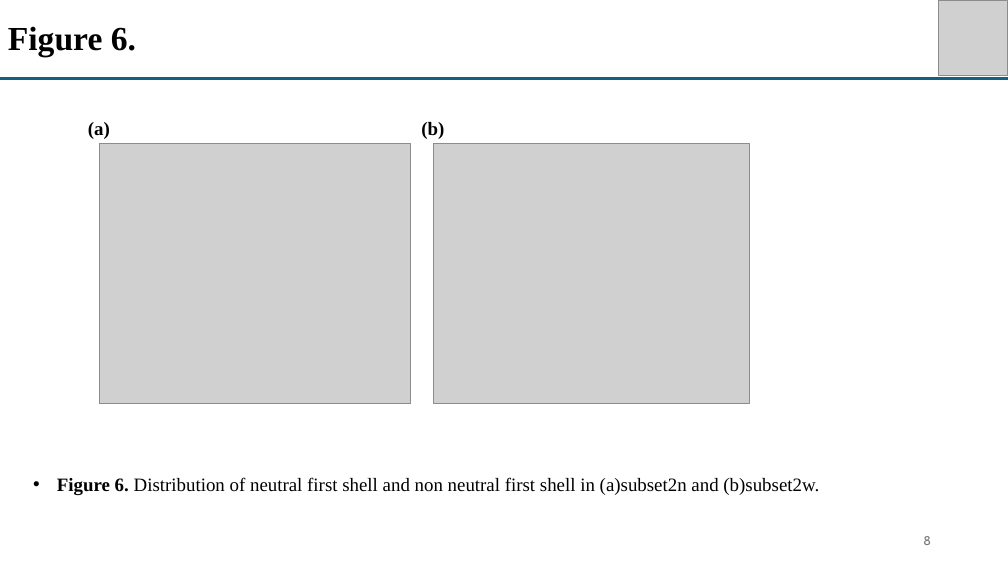
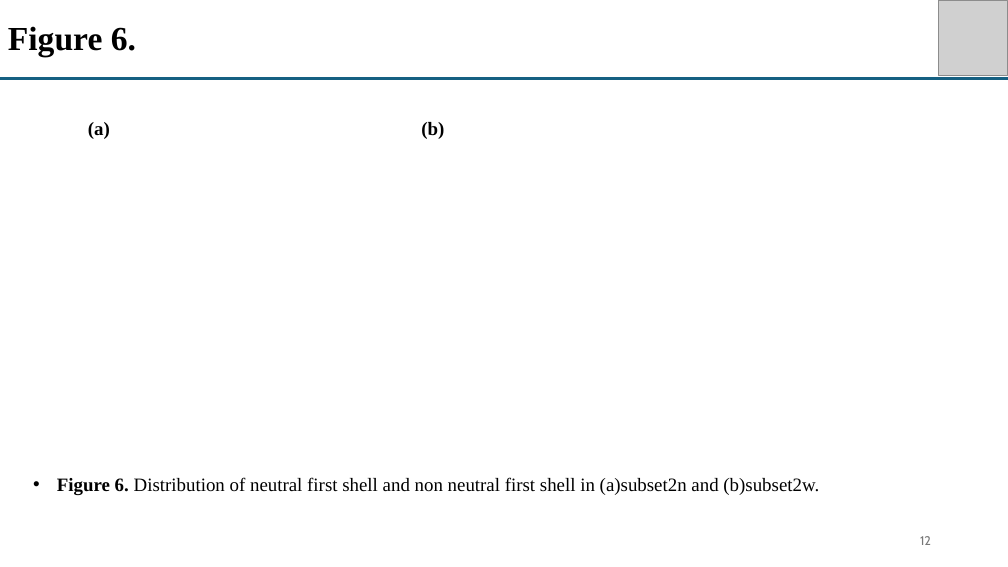
Before and after one commit to sheinlee/nitrate_and_water_in_csd, a slide deck: slide 12 of Figure in paper 2.pptx (slide 8 before the commit). Drawn at 1008x567 pixels with LibreOffice and Linux fonts; fonts in the diff are those of the drawing; grey boxes stand for pictures. Boxes give left, top, right and bottom in pixels: in the first picture for what was removed or moved away, otherwise in the second. Text is boxed around its words. In the diff, an @@ line names an element or a change of style, - is before the commit and + after.

```diff
--- a/Figure in paper 2.pptx
+++ b/Figure in paper 2.pptx
@@ picture removed at (99,144,411,404) @@
@@ picture removed at (433,144,749,404) @@
@@ page number at (920,536,931,545): text changed @@
-8
+12
```
Also in this commit, not shown: 3 other slides changed, 4 slides added, 4 other files.
